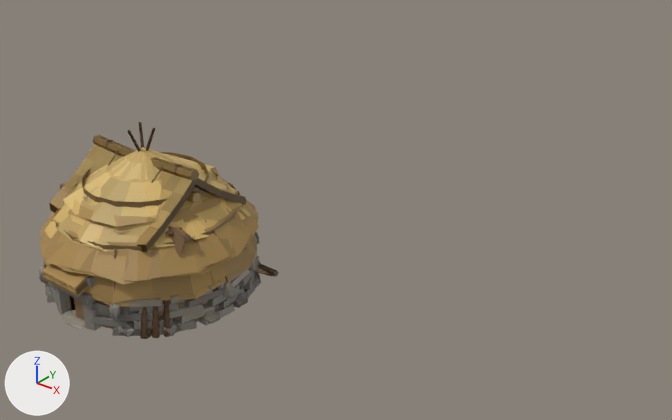
What one commit did to the glTF model src/assets/band.glb.
Camera for both pictures: a 50 mm lens placed at (2.43, -1.95, 1.76), pointed at (0.25, 0.78, 0.07). The lights are fixed; the arrows at lower left show +X, +Y and +Z. The picture after the commit comes second.

Names of what the first picture shows: 'bld__hut0', 'bld__hut0d', 'bld__hut0s', 'bld__hut1', 'bld__hut1d', 'bld__hut1s', 'bld__storehouse' and 3 more.
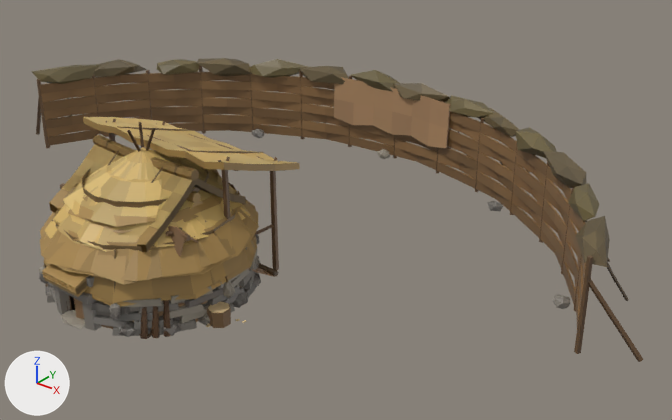
Where the change shows, as pixel boxes (x1, y1, x2, y2) in the pictures (672 x 420 px):
'bld__windbreak', added (brown): after (31, 58, 643, 362)
'bld__woodshed', added: after (83, 117, 300, 328)

What changed in the scene script:
```text
Add me_bld__woodshed:
    me_bld__woodshed.from_pydata(...)  # 320 vertices, 536 faces; spans x -0.37..0.47, y -0.112..0.434, z 0.0..0.565
    me_bld__woodshed.materials.append(mat_defaultmaterial_016)
Add me_bld__windbreak:
    me_bld__windbreak.from_pydata(...)  # 1380 vertices, 2840 faces; spans x -1.64..1.64, y 0.55..1.75, z -0.01..0.41
    me_bld__windbreak.materials.append(mat_defaultmaterial_015)
Add ob_bld__woodshed:
    ob_bld__woodshed = bpy.data.objects.new('bld__woodshed', me_bld__woodshed)
    ob_bld__woodshed.location = (0.0, 0.0, 0.0)
Add ob_bld__windbreak:
    ob_bld__windbreak = bpy.data.objects.new('bld__windbreak', me_bld__windbreak)
    ob_bld__windbreak.location = (0.0, 0.0, 0.0)
```
